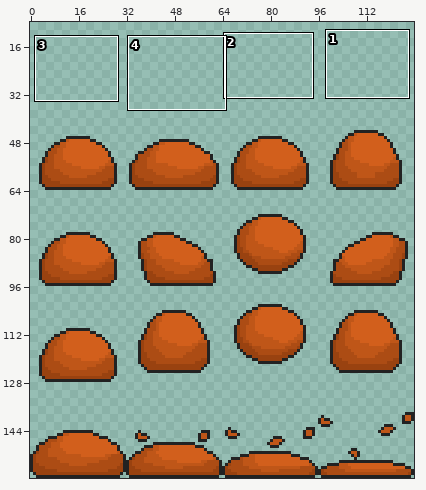
File history of a sprite sheet, Assets/Enemies/Slime.png. Above, an overview of the earlier version with the close-up marked.
Close-up. Before the edit:
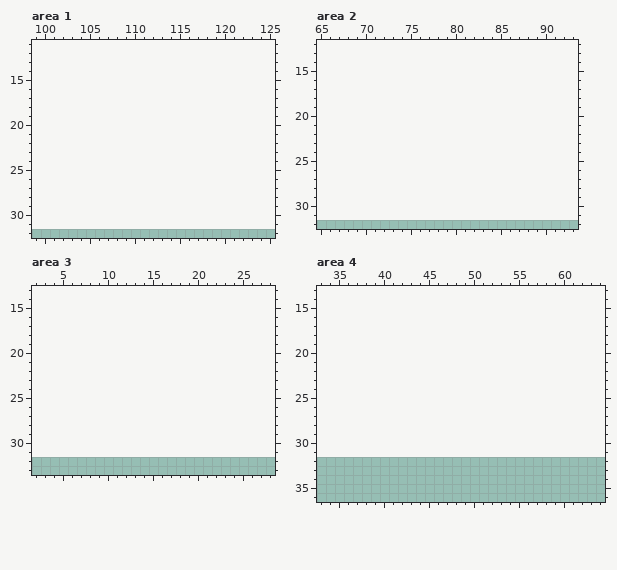
The file is 128x128 pixels. Shown: area 1: x 99..125, y 11..32; area 2: x 65..93, y 12..32; area 3: x 2..28, y 13..33; area 4: x 33..64, y 13..36. The old version is drawn lined up with the new one, on the new canvas. The wide view leaves out empty margins. The commit also changed other parts of the picture, which this record leaves out.
New version:
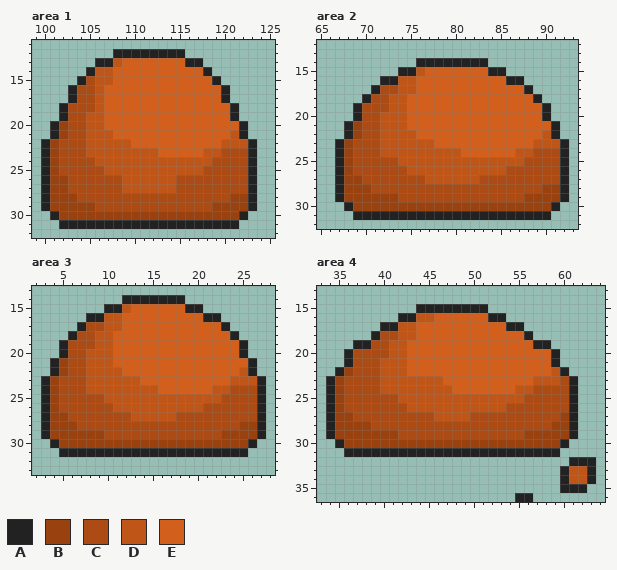
Palette (. is transparent): A #222222  B #994210  C #ac4c14  D #bf5618  E #d25f1c
Change:
canvas 128x128 -> 128x160, the old top-left corner now at 0,32
Area 1:
y 12: x 108..115 ........ -> AAAAAAAA
y 13: x 106..117 ............ -> AADEEEEEEEAA
y 14: x 105..118 .............. -> ADDEEEEEEEEEEA
y 15: x 104..119 ................ -> ACDDEEEEEEEEEEEA
y 16..17: x 103..120 .................. -> ACCDEEEEEEEEEEEEEA
y 18: x 102..121 .................... -> ACCCDEEEEEEEEEEEEEEA
y 19: x 102..121 .................... -> ACCDDEEEEEEEEEEEEEEA
y 20: x 101..122 ...................... -> ABCCDDEEEEEEEEEEEEEEEA
y 21: x 101..122 ...................... -> ABCCDDDEEEEEEEEEEEEEDA
y 22: x 100..123 ........................ -> ABCCCDDDDDEEEEEEEEEEDDDA
y 23: x 100..123 ........................ -> ABCCCDDDDDDDDEEEEEDDCCCA
y 24: x 100..123 ........................ -> ABCCCCDDDDDDDDDDDDDCCCCA
y 25: x 100..123 ........................ -> ABCCCCCDDDDDDDDDDDCCCCCA
y 26..27: x 100..123 ........................ -> ABBCCCCCCDDDDDDCCCCCCCCA
y 28: x 100..123 ........................ -> ABBBCCCCCCCCCCCCCCCCCBBA
y 29: x 100..123 ........................ -> ABBBBBCCCCCCCCCCCCCBBBBA
y 30: x 101..122 ...................... -> ABBBBBBBBBBBBBBBBBBBBA
y 31: x 102..121 .................... -> AAAAAAAAAAAAAAAAAAAA
Area 2:
y 14: x 76..83 ........ -> AAAAAAAA
y 15: x 74..85 ............ -> AADEEEEEEEAA
y 16: x 72..87 ................ -> AADDEEEEEEEEEEAA
y 17: x 71..88 .................. -> ACCDDEEEEEEEEEEEEA
y 18: x 70..89 .................... -> ACCDDEEEEEEEEEEEEEEA
y 19: x 69..90 ...................... -> ACCCDDEEEEEEEEEEEEEEEA
y 20: x 69..90 ...................... -> ACCDDDEEEEEEEEEEEEEEEA
y 21: x 68..91 ........................ -> ABCCDDDEEEEEEEEEEEEEEEEA
y 22: x 68..91 ........................ -> ABCCDDDDEEEEEEEEEEEEEEDA
y 23: x 67..92 .......................... -> ABCCCDDDDDDEEEEEEEEEEEDDDA
y 24: x 67..92 .......................... -> ABCCCDDDDDDDDDEEEEEEDDCCCA
y 25: x 67..92 .......................... -> ABCCCCCDDDDDDDDDDDDDDCCCCA
y 26: x 67..92 .......................... -> ABCCCCCCDDDDDDDDDDDCCCCCCA
y 27: x 67..92 .......................... -> ABBCCCCCCCDDDDDDCCCCCCCCCA
y 28: x 67..92 .......................... -> ABBBCCCCCCCCCCCCCCCCCCCBBA
y 29: x 67..92 .......................... -> ABBBBBBCCCCCCCCCCCCCCBBBBA
y 30: x 68..91 ........................ -> ABBBBBBBBBBBBBBBBBBBBBBA
y 31: x 69..90 ...................... -> AAAAAAAAAAAAAAAAAAAAAA
Area 3:
y 14: x 12..18 ....... -> AAAAAAA
y 15: x 10..20 ........... -> AADEEEEEEAA
y 16: x 8..22 ............... -> AADDEEEEEEEEEAA
y 17: x 7..23 ................. -> ACCDDEEEEEEEEEEEA
y 18: x 6..24 ................... -> ACCDDEEEEEEEEEEEEEA
y 19: x 5..25 ..................... -> ACCCDDEEEEEEEEEEEEEEA
y 20: x 5..25 ..................... -> ACCDDDEEEEEEEEEEEEEEA
y 21: x 4..26 ....................... -> ABCCDDDEEEEEEEEEEEEEEEA
y 22: x 4..26 ....................... -> ABCCDDDDEEEEEEEEEEEEEDA
y 23: x 3..27 ......................... -> ABCCCDDDDDDEEEEEEEEEEDDDA
y 24: x 3..27 ......................... -> ABCCCDDDDDDDDEEEEEEDDCCCA
y 25: x 3..27 ......................... -> ABCCCCCDDDDDDDDDDDDDCCCCA
y 26: x 3..27 ......................... -> ABCCCCCCDDDDDDDDDDCCCCCCA
y 27: x 3..27 ......................... -> ABBCCCCCCCDDDDDCCCCCCCCCA
y 28: x 3..27 ......................... -> ABBBCCCCCCCCCCCCCCCCCCBBA
y 29: x 3..27 ......................... -> ABBBBBBCCCCCCCCCCCCCBBBBA
y 30: x 4..26 ....................... -> ABBBBBBBBBBBBBBBBBBBBBA
y 31: x 5..25 ..................... -> AAAAAAAAAAAAAAAAAAAAA
Area 4:
y 15: x 44..51 ........ -> AAAAAAAA
y 16: x 42..53 ............ -> AADDEEEEEEAA
y 17: x 40..55 ................ -> AADDEEEEEEEEEEAA
y 18: x 39..56 .................. -> ACCDDEEEEEEEEEEEEA
y 19: x 37..58 ...................... -> AACCDDEEEEEEEEEEEEEEAA
y 20: x 36..59 ........................ -> ACCCCDDEEEEEEEEEEEEEEEEA
y 21: x 36..59 ........................ -> ACCCDDDEEEEEEEEEEEEEEEEA
y 22: x 35..60 .......................... -> ABCCCDDDEEEEEEEEEEEEEEEEDA
y 23: x 34..61 ............................ -> ABCCCCDDDDDDDEEEEEEEEEEDDDCA
y 24: x 34..61 ............................ -> ABCCCCDDDDDDDDEEEEEEEDDCCCCA
y 25: x 34..61 ............................ -> ABCCCCCCDDDDDDDDDDDDDDCCCCCA
y 26: x 34..61 ............................ -> ABCCCCCCCDDDDDDDDDDDCCCCCCCA
y 27: x 34..61 ............................ -> ABBCCCCCCCCCDDDDCCCCCCCCCCBA
y 28: x 34..61 ............................ -> ABBBBCCCCCCCCCCCCCCCCCCCCBBA
y 29: x 34..61 ............................ -> ABBBBBBBCCCCCCCCCCCCCCBBBBBA
y 30: x 35..60 .......................... -> ABBBBBBBBBBBBBBBBBBBBBBBBA
y 31: x 36..59 ........................ -> AAAAAAAAAAAAAAAAAAAAAAAA
y 32: x 61..63 ... -> AAA
y 33..34: x 60..63 .... -> ADDA
y 35: x 60..62 ... -> AAA
y 36: x 55..56 .. -> AA
Pixel boxes of the changes (left, top, right, bottom) in both close-ups:
added: (41, 49, 257, 229)
added: (335, 58, 569, 220)
added: (41, 295, 266, 457)
added: (326, 304, 596, 502)
